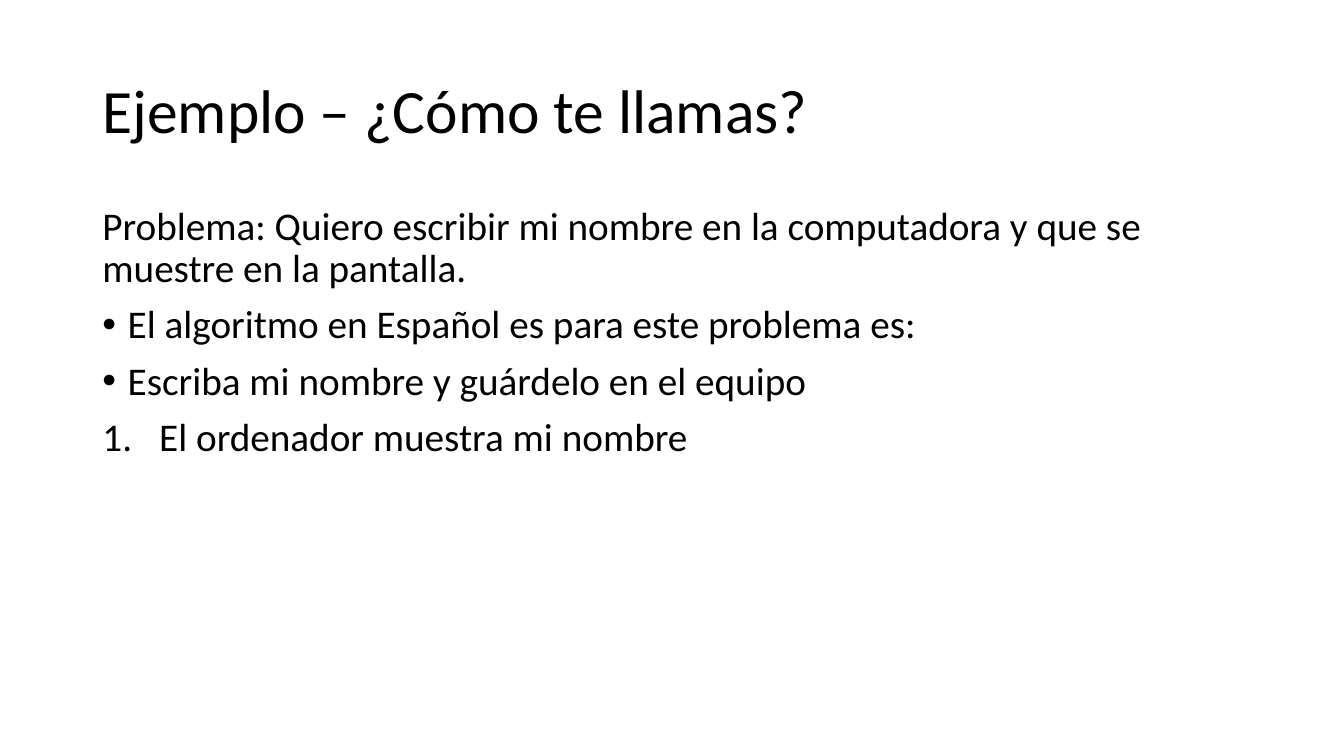
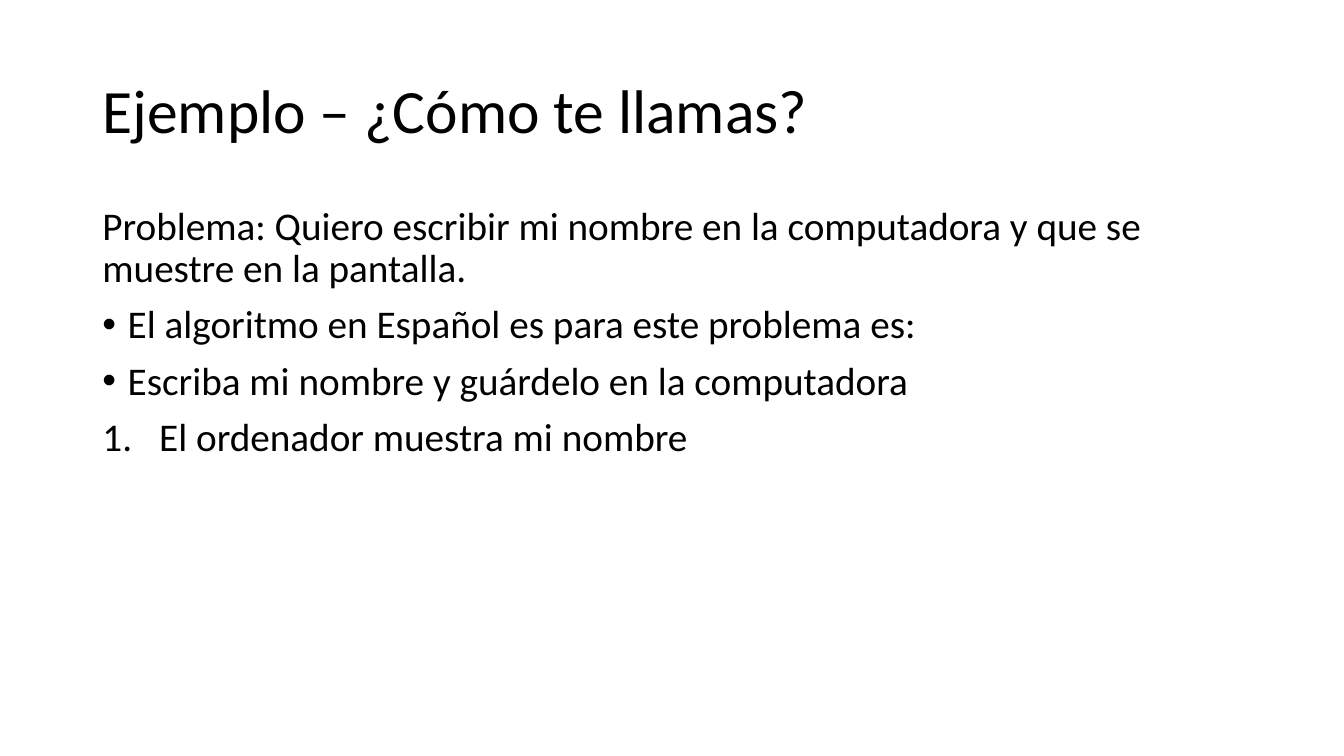
Before and after one commit to MrJoshGross/Course-Curricular-Material, a slide deck: slide 9 of Computer Science Principles/Lectures/Translated/Spanish/Conferencia 1 - Computadoras y Lenguajes de Programación.pptx. Drawn at 1344x756 pixels with LibreOffice and Linux fonts; fonts in the diff are those of the drawing. Boxes give left, top, right and bottom in pixels: in the first picture for what was removed or moved away, otherwise in the second. Text is boxed around its words. In the diff, an @@ line names an element or a change of style, - is before the commit and + after.

Commit message:
Update Conferencia 1 - Computadoras y Lenguajes de Programación.pptx
piecewise translation QA changes

```diff
--- a/Computer Science Principles/Lectures/Translated/Spanish/Conferencia 1 - Computadoras y Lenguajes de Programación.pptx
+++ b/Computer Science Principles/Lectures/Translated/Spanish/Conferencia 1 - Computadoras y Lenguajes de Programación.pptx
@@ text at (128,367,907,452): text changed @@
-1. Escriba mi nombre y guárdelo en el equipo
-   El ordenador muestra mi nombre
+1. Escriba mi nombre y guárdelo en la computadora
+   El ordenador muestra mi nombre
```
Also in this commit, not shown: 2 other slides changed.
